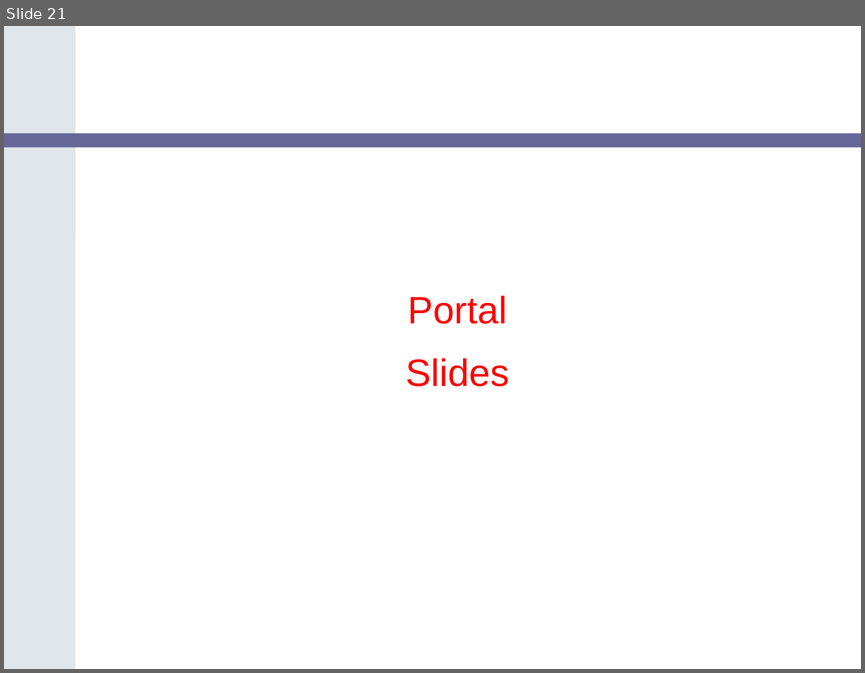
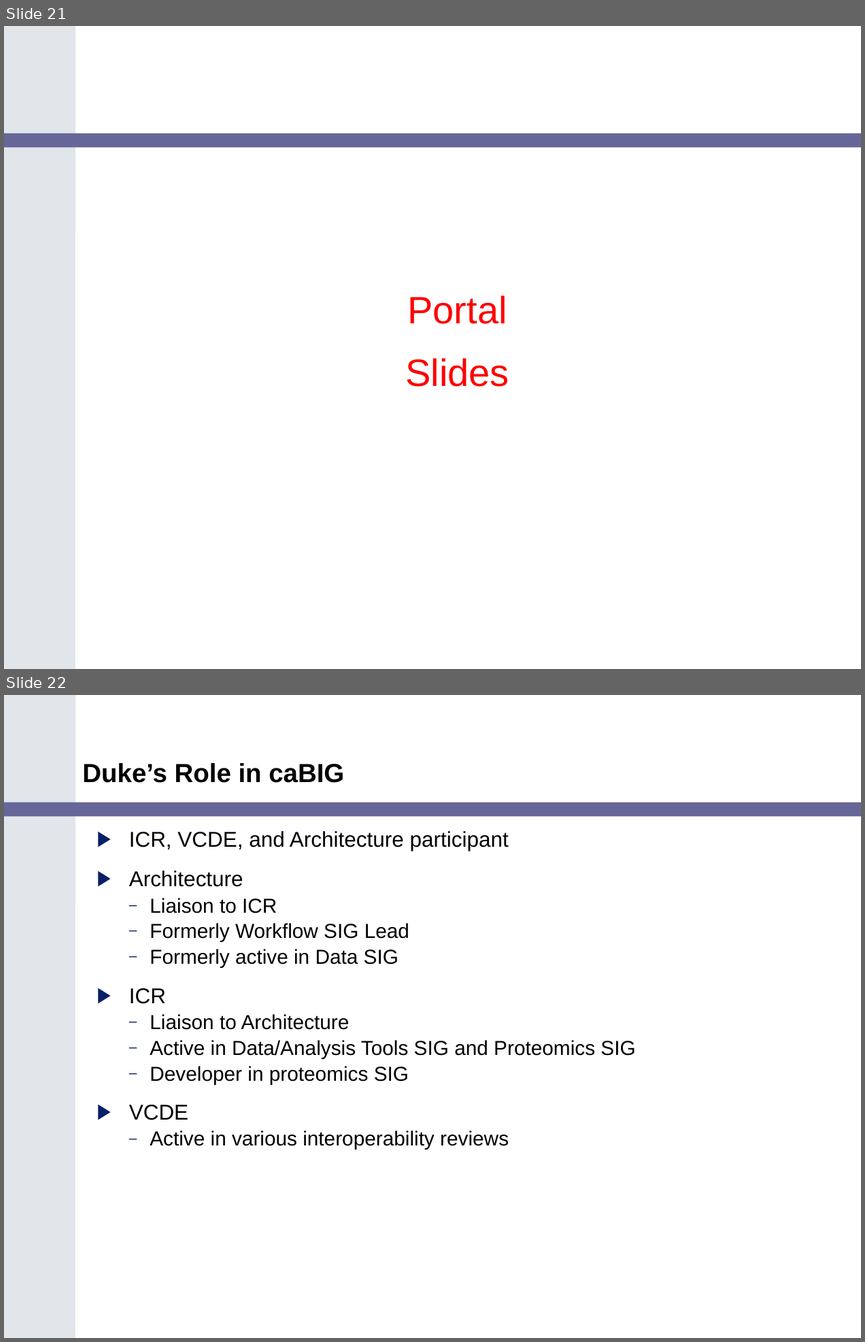
Before and after one commit to NCIP/cagrid-portal, a slide deck: cagrid-1-0/Documentation/presentations/200602_VCDE_ARCH/caGrid_Update_Arch_VCDE_Feb1.ppt. Shown one above the other, each under a label of ours: slide 21 before the commit, slides 21 and 22 after it. The pictures are 865x673 and 865x1342 pixels, drawn with LibreOffice and Linux fonts; fonts in the diff are those of the drawing; background and template pictures are left out. Boxes give left, top, right and bottom in pixels: in the first picture for what was removed or moved away, otherwise in the second. Text is boxed around its words. In the diff, an @@ line names an element or a change of style, - is before the commit and + after.

```diff
--- a/cagrid-1-0/Documentation/presentations/200602_VCDE_ARCH/caGrid_Update_Arch_VCDE_Feb1.ppt
+++ b/cagrid-1-0/Documentation/presentations/200602_VCDE_ARCH/caGrid_Update_Arch_VCDE_Feb1.ppt
@@ slide 22 added at [4, 695, 861, 1338], background #FFFFFF; not listed: 2 template elements that a slide beside it also shows @@
@@ title added at [82, 763, 344, 783], 22 pt, text #000000, bold @@
+Duke’s Role in caBIG
@@ text added at [129, 831, 635, 1149], 17 pt, text #000000 @@
+▶ ICR, VCDE, and Architecture participant
+▶ Architecture
+  – Liaison to ICR
+  – Formerly Workflow SIG Lead
+  – Formerly active in Data SIG
+▶ ICR
+  – Liaison to Architecture
+  – Active in Data/Analysis Tools SIG and Proteomics SIG
+  – Developer in proteomics SIG
+▶ VCDE
+  – Active in various interoperability reviews
```
Also in this commit, not shown: 5 other slides added, 1 slide removed.
